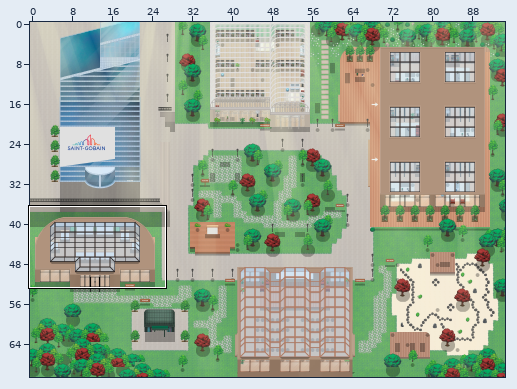
Two versions of a level (Tiled map (JSON), map.tmj). The picture above shows the old version from afar; the outline marks the close-up.
Close-up. As it was:
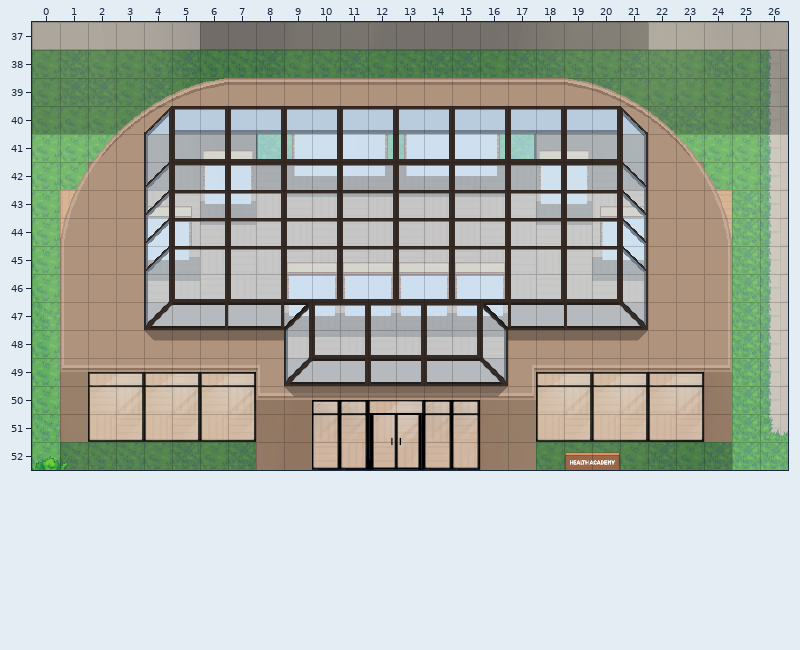
Cells are 32x32 px. Shown: x 0..26, y 37..52. The commit also changed other parts of the map, which this record leaves out. Not drawn, because the pictures are missing: unchanged layer "furniture/furniture1".
The same view after the edit:
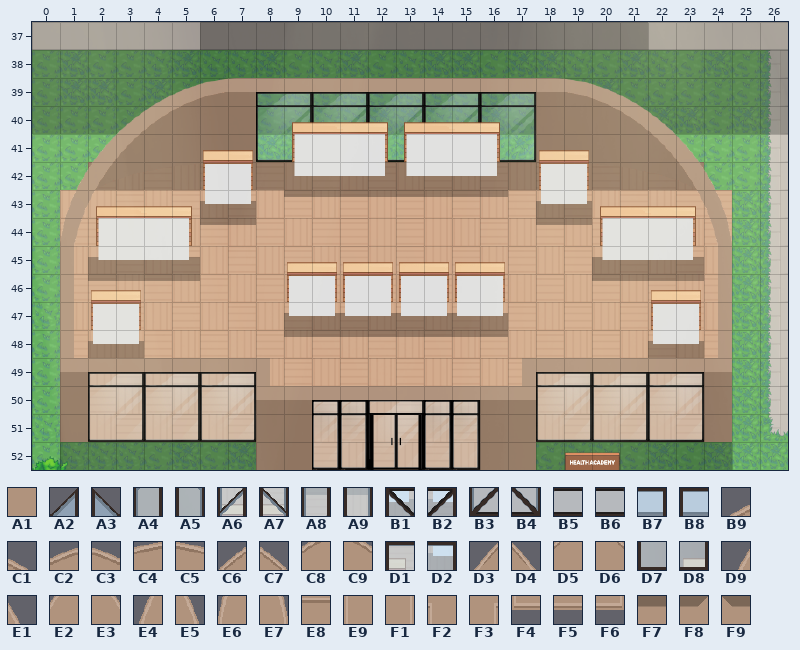
Key: from "TEST_AssetVillage": A1 341, A2 1084, A3 1084 flipped left-right, A4 1148, A5 1148 flipped left-right, A6 1212, A7 1212 flipped left-right, A8 1276, A9 1276 flipped left-right, B1 1339, B2 1339 flipped left-right, B3 1340, B4 1340 flipped left-right, B5 1341, B6 1341 flipped left-right, B7 1342, B8 1342 flipped left-right, B9 1394, C1 1394 flipped left-right, C2 1395, C3 1395 flipped left-right, C4 1396, C5 1396 flipped left-right, C6 1457, C7 1457 flipped left-right, C8 1458, C9 1458 flipped left-right, D1 1462, D2 1463, D3 1520, D4 1520 flipped left-right, D5 1521, D6 1521 flipped left-right, D7 1526, D8 1527, D9 1583, E1 1583 flipped left-right, E2 1584, E3 1584 flipped left-right, E4 1647, E5 1647 flipped left-right, E6 1711, E7 1711 flipped left-right, E8 1778, E9 1841, F1 1843, F2 1844, F3 1845, F4 1905, F5 1906, F6 1907, F7 3343, F8 3344, F9 3344 flipped left-right.
__ is an empty cell.
Tiles replaced or removed in this view: A1, A2, A3, A4, A5, A6, A7, A8, A9, B1, B2, B3, B4, B5, B6, B7, B8, B9, C1, C2, C3, C4, C5, C6, C7, C8, C9, D1, D2, D3, D4, D5, D6, D7, D8, D9, E1, E2, E3, E4, E5, E6, E7, E8, E9, F1, F2, F3, F4, F5, F6, F7, F8, F9.
See-through tiles are keyed as they look on the map.
Changes in this commit:
Changed rows in their new state; .. is an unchanged cell.
Layer "Roof/Roof2" (now hidden):
first column x 1:
39 .. .. .. __ __ __ __ __ __ __ __ __ __ __ __ __ __ __ __ __ __ .. .. ..
40 .. .. __ __ __ __ __ __ __ __ __ __ __ __ __ __ __ __ __ __ __ __ .. ..
41 .. __ __ .. .. .. .. .. .. .. .. .. .. .. .. .. .. .. .. .. .. __ __ ..
42 __ __ __ .. .. .. .. .. .. .. .. .. .. .. .. .. .. .. .. .. .. __ __ __
43 __ __ __ .. .. .. .. .. .. .. .. .. .. .. .. .. .. .. .. .. .. __ __ __
44 __ __ __ .. .. .. .. .. .. .. .. .. .. .. .. .. .. .. .. .. .. __ __ __
45 __ __ __ .. .. .. .. .. .. .. .. .. .. .. .. .. .. .. .. .. .. __ __ __
46 __ __ __ .. .. .. .. .. .. .. .. .. .. .. .. .. .. .. .. .. .. __ __ __
47 __ __ __ __ __ __ __ __ .. .. .. .. .. .. .. .. __ __ __ __ __ __ __ __
48 __ __ __ __ __ __ __ __ .. .. .. .. .. .. .. .. __ __ __ __ __ __ __ __
49 __ __ __ __ __ __ __ __ __ __ __ __ __ __ __ __ __ __ __ __ __ __ __ __
50 .. .. .. .. .. .. .. __ __ __ __ __ __ __ __ __ __ .. .. .. .. .. .. ..
Layer "Roof/Roof3" (now hidden):
first column x 4:
40 __ __ __ __ __ __ __ __ __ __ __ __ __ __ __ __ __ __
first column x 4:
48 __ __ __ __ __ .. .. .. .. .. .. .. .. __ __ __ __ __
50 .. .. .. .. .. __ __ __ __ __ __ __ __ .. .. .. .. ..
Layer "Roof/Roof4" (now hidden):
first column x 4:
40 __ __ __ __ __ __ __ __ __ __ __ __ __ __ __ __ __ __
41 __ __ __ __ __ __ __ __ __ __ __ __ __ __ __ __ __ __
42 __ __ __ __ __ __ __ __ __ __ __ __ __ __ __ __ __ __
43 __ __ __ __ __ __ __ __ __ __ __ __ __ __ __ __ __ __
44 __ __ __ __ __ __ __ __ __ __ __ __ __ __ __ __ __ __
45 __ __ __ __ __ __ __ __ __ __ __ __ __ __ __ __ __ __
46 __ __ __ __ __ __ __ __ __ __ __ __ __ __ __ __ __ __
47 __ __ __ __ __ __ __ __ __ __ __ __ __ __ __ __ __ __
48 .. .. .. .. .. __ __ __ __ __ __ __ __ .. .. .. .. ..
49 .. .. .. .. .. __ __ __ __ __ __ __ __ .. .. .. .. ..
Boxes around the changes in both close-ups, in picture pixels (x1, y1, x2, y2):
removed: (60, 78, 732, 398)
